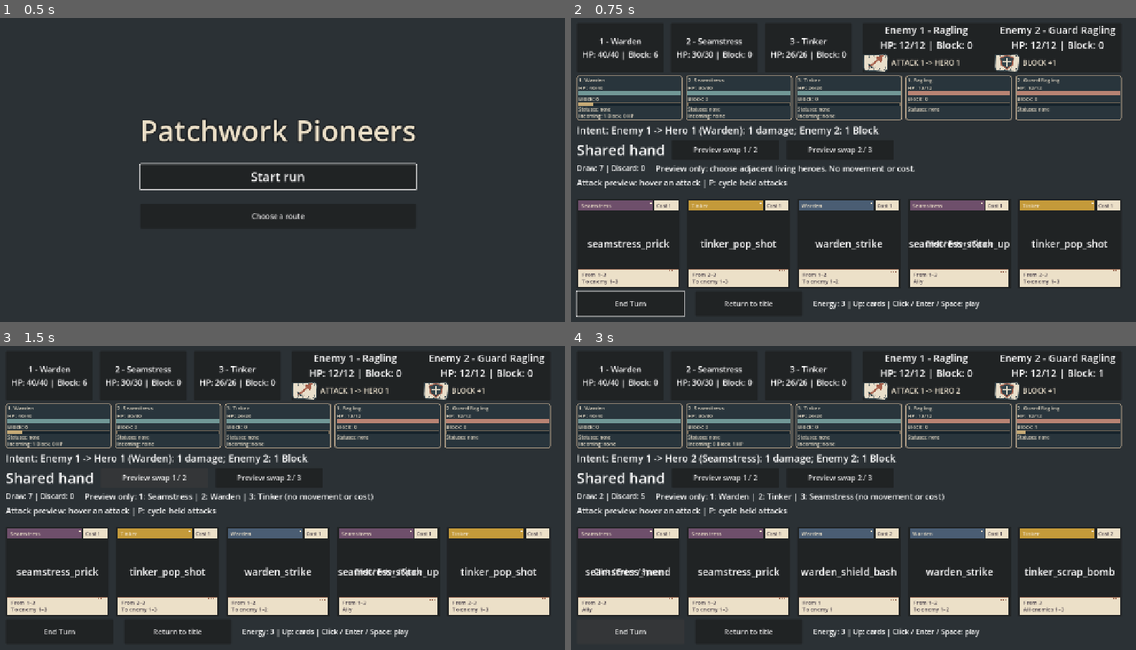
Above: before the commit, frames 1-4 (two rows, left to right).
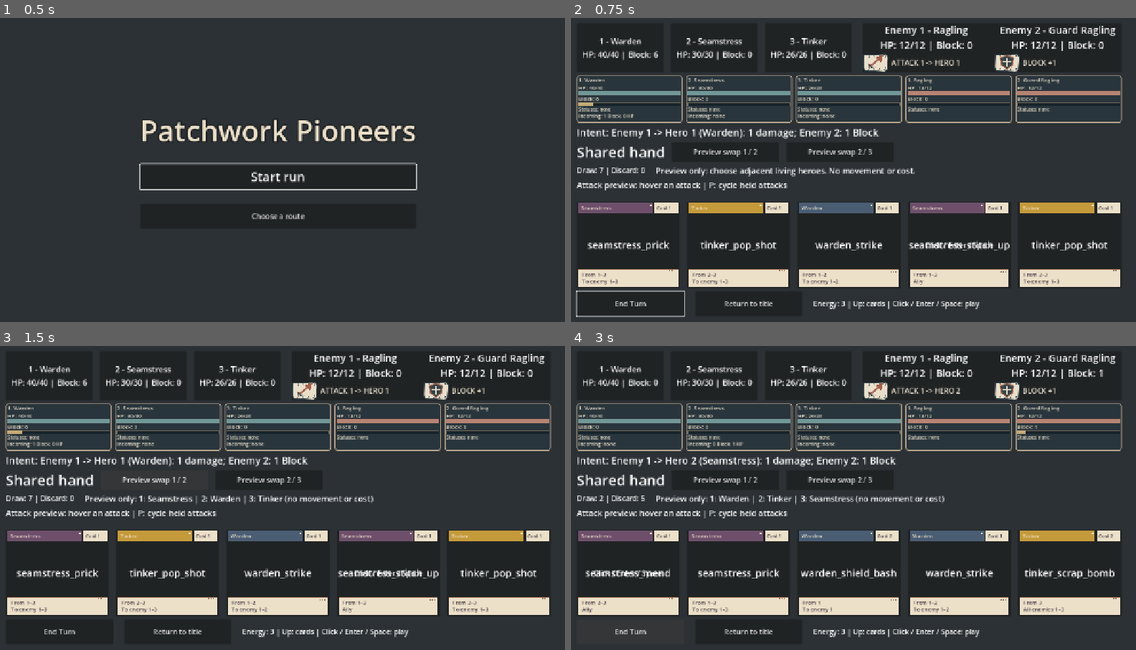
Above: after the commit, the same moments.

Repository: jcoev123-jpg/PatchworkPioneers
Game: Godot game, scene res://scenes/app.tscn
Same seed, same stepped clock (60 frames per second), same inputs: the game is played once before the commit and once after it.
Inputs:
- Up to frame 1 (0.5 s): no input
- Up to frame 2 (0.75 s): click "Start run" at 0.5 s
- Up to frame 3 (1.5 s): click "Preview swap 1 / 2" at 1.25 s
- Up to frame 4 (3 s): click "Preview swap 2 / 3" at 2 s; click "End Turn" at 2.75 s

Frame 1 is identical in both runs. In frame 2, 6.7% of the frame differs, in the area x 0-98%, y 32-77%; in frame 3, 6.7%; in frame 4, 6.9%.

Commit message:
ChatGPT lane 7 (Chat mode): Show the next Bleed HP loss on living actor meters

Diff:
--- a/scripts/combat_actor_meter.gd
+++ b/scripts/combat_actor_meter.gd
@@ -16,6 +16,7 @@
 var block_text: Label
 var block_bar: ProgressBar
 var status_text: Label
+var bleed_warning: Label
 
 var _panel_style: StyleBoxFlat
 
@@ -51,6 +52,10 @@
 	block_bar = _make_bar(content, "BlockBar", BLOCK)
 	status_text = _make_label(content, "StatusText")
 	status_text.add_theme_font_size_override("font_size", 12)
+	bleed_warning = _make_label(content, "BleedWarning")
+	bleed_warning.focus_mode = Control.FOCUS_NONE
+	bleed_warning.add_theme_font_size_override("font_size", 11)
+	bleed_warning.add_theme_color_override("font_color", HP_ENEMY)
 	_clear_actor()
 
 
@@ -115,6 +120,19 @@
 			active.append("%s %d" % [key.capitalize(), count])
 	status_text.text = "Statuses: none" if active.is_empty() else "Statuses: " + " · ".join(active)
 
+	# A copied, pure owner-turn result is a forecast only; never apply it to actors.
+	bleed_warning.text = ""
+	bleed_warning.hide()
+	if current > 0 and statuses.get("bleed", 0) > 0:
+		var tick: Dictionary = CombatStatuses.new().end_owner_turn(
+			current, protection, statuses.duplicate(true))
+		if tick["ok"] and tick["bleed_hp_loss"] > 0:
+			var lethal: bool = tick["hp"] == 0
+			bleed_warning.text = "Bleed next: -%d HP (bypasses Block)%s" % [
+				tick["bleed_hp_loss"], " — LETHAL" if lethal else ""]
+			bleed_warning.add_theme_color_override("font_color", BORDER if lethal else HP_ENEMY)
+			bleed_warning.show()
+
 	hp_bar.max_value = float(maximum)
 	hp_bar.value = float(current)
 	block_bar.max_value = float(maxi(1, maxi(maximum, protection)))
@@ -167,6 +185,8 @@
 	hp_text.text = ""
 	block_text.text = ""
 	status_text.text = ""
+	bleed_warning.text = ""
+	bleed_warning.hide()
 	hp_bar.max_value = 1.0
 	hp_bar.value = 0.0
 	block_bar.max_value = 1.0
--- a/scripts/live_combat_meters.gd
+++ b/scripts/live_combat_meters.gd
@@ -46,7 +46,7 @@
 			for position in range(1, count + 1):
 				var meter := CombatActorMeter.new()
 				meter.name = "%s%d" % [side, position]
-				meter.custom_minimum_size = Vector2(224, 92)
+				meter.custom_minimum_size = Vector2(224, 106)
 				meter.size_flags_horizontal = Control.SIZE_EXPAND_FILL
 				var padding := meter.get_node("Padding") as MarginContainer
 				for edge in ["left", "right", "top", "bottom"]:
@@ -55,6 +55,9 @@
 				for label in [meter.actor_heading, meter.hp_text, meter.block_text]:
 					label.add_theme_font_size_override("font_size", 12)
 				meter.status_text.add_theme_font_size_override("font_size", 10)
+				meter.bleed_warning.add_theme_font_size_override("font_size", 9)
+				meter.bleed_warning.custom_minimum_size = Vector2(200, 0)
+				meter.bleed_warning.autowrap_mode = TextServer.AUTOWRAP_WORD_SMART
 				for bar in [meter.hp_bar, meter.block_bar]:
 					bar.custom_minimum_size = Vector2(200, 8)
 				if side == "hero":
--- a/tests/combat_actor_meter_test.gd
+++ b/tests/combat_actor_meter_test.gd
@@ -50,6 +50,9 @@
 		"block_value": meter.block_bar.value,
 		"block_max": meter.block_bar.max_value,
 		"statuses": meter.status_text.text,
+		"bleed_warning": meter.bleed_warning.text,
+		"bleed_visible": meter.bleed_warning.visible,
+		"bleed_id": meter.bleed_warning.get_instance_id(),
 		"outer_children": meter.get_child_count(),
 		"padding_children": meter.get_node("Padding").get_child_count(),
 		"content_children": meter.get_node("Padding/Content").get_child_count()
@@ -57,7 +60,8 @@
 
 
 func _assert_actor(meter: CombatActorMeter, heading: String, hp: int, max_hp: int,
-		block: int, note: String, expected_status: String = "Statuses: none") -> void:
+		block: int, note: String, expected_status: String = "Statuses: none",
+		expected_warning: String = "") -> void:
 	_check(meter.visible and meter.is_visible_in_tree(), note + ": mounted and visible")
 	_check(meter.actor_heading.text == heading, note + ": position/name/death heading")
 	_check(meter.hp_text.text == "HP: %d/%d" % [hp, max_hp], note + ": exact HP text")
@@ -78,9 +82,18 @@
 		and meter.status_text.focus_mode == Control.FOCUS_NONE
 		and meter.status_text.mouse_filter == Control.MOUSE_FILTER_IGNORE,
 		note + ": one inert status label inside existing Content")
-	_check(meter.get_node("Padding/Content").get_child_count() == 6
-		and meter.get_node("Padding/Content").find_children("StatusText", "Label", false, false).size() == 1,
-		note + ": five original controls plus exactly one persistent status label")
+	_check(meter.get_node("Padding/Content").get_child_count() == 7
+		and meter.get_node("Padding/Content").find_children("StatusText", "Label", false, false).size() == 1
+		and meter.get_node("Padding/Content").find_children("BleedWarning", "Label", false, false).size() == 1,
+		note + ": original controls plus exactly one status and one Bleed warning label")
+	_check(meter.bleed_warning.text == expected_warning
+		and meter.bleed_warning.visible == not expected_warning.is_empty()
+		and (expected_warning.is_empty() or meter.bleed_warning.is_visible_in_tree()),
+		note + ": exact pending owner-turn Bleed loss or hidden empty warning")
+	_check(meter.bleed_warning.get_parent() == meter.get_node("Padding/Content")
+		and meter.bleed_warning.focus_mode == Control.FOCUS_NONE
+		and meter.bleed_warning.mouse_filter == Control.MOUSE_FILTER_IGNORE,
+		note + ": persistent warning is mouse- and keyboard-inert")
 	_check(meter.hp_bar.get_theme_stylebox("fill") is StyleBoxFlat
 		and meter.block_bar.get_theme_stylebox("fill") is StyleBoxFlat,
 		note + ": bars have contrasting fill styles")
@@ -89,14 +102,16 @@
 func _assert_cleared(meter: CombatActorMeter, note: String) -> void:
 	_check(not meter.visible and not meter.is_visible_in_tree(), note + ": invalid actor hidden")
 	_check(meter.actor_heading.text.is_empty() and meter.hp_text.text.is_empty()
-		and meter.block_text.text.is_empty() and meter.status_text.text.is_empty(),
+		and meter.block_text.text.is_empty() and meter.status_text.text.is_empty()
+		and meter.bleed_warning.text.is_empty() and not meter.bleed_warning.visible,
 		note + ": all old text, including stale statuses, cleared")
 	_check(meter.hp_bar.value == 0 and meter.hp_bar.max_value == 1
 		and meter.block_bar.value == 0 and meter.block_bar.max_value == 1,
 		note + ": no old bar value or range remains")
-	_check(meter.get_node("Padding/Content").get_child_count() == 6
-		and meter.get_node("Padding/Content").find_children("StatusText", "Label", false, false).size() == 1,
-		note + ": invalid source does not append or leak status controls")
+	_check(meter.get_node("Padding/Content").get_child_count() == 7
+		and meter.get_node("Padding/Content").find_children("StatusText", "Label", false, false).size() == 1
+		and meter.get_node("Padding/Content").find_children("BleedWarning", "Label", false, false).size() == 1,
+		note + ": invalid source does not append or leak either label")
 
 
 func _run() -> void:
@@ -145,6 +160,40 @@
 		and meter.hp_bar.size.y > 0 and meter.block_bar.size.y > 0,
 		"bars have nonempty mounted rectangles")
 
+	# The warning is a read-only owner-turn-end forecast, not Block or incoming attack.
+	var shielded_bleed := party.get_hero(1)
+	shielded_bleed["statuses"] = {"bleed": 3, "weak": 1, "exposed": 2}
+	var shielded_before := shielded_bleed.duplicate(true)
+	var rule := CombatStatuses.new()
+	var shielded_tick := rule.end_owner_turn(shielded_bleed["hp"],
+		shielded_bleed["block"], shielded_bleed["statuses"].duplicate(true))
+	_check(shielded_tick["ok"] and shielded_tick["bleed_hp_loss"] == 3
+		and shielded_tick["hp"] == 37 and shielded_tick["block"] == 6,
+		"pure owner tick predicts 3 lost HP with Warden Block 6 unchanged")
+	_view(meter, shielded_bleed, "hero", party, enemies, rng)
+	_assert_actor(meter, "1. Warden", 40, 40, 6, "shielded Bleed plus other statuses",
+		"Statuses: Bleed 3 · Weak 1 · Exposed 2", "Bleed next: -3 HP (bypasses Block)")
+	var warning_id := meter.bleed_warning.get_instance_id()
+	var shielded_visual := _visual(meter)
+	_view(meter, shielded_bleed, "hero", party, enemies, rng)
+	_check(_visual(meter) == shielded_visual
+		and meter.bleed_warning.get_instance_id() == warning_id
+		and shielded_bleed == shielded_before,
+		"positive warning is stable across repeated reads and does not mutate snapshots")
+	var lethal_bleed := enemies.get_enemy(1)
+	lethal_bleed["hp"] = 2
+	lethal_bleed["statuses"] = {"bleed": 3, "weak": 2}
+	var lethal_before := lethal_bleed.duplicate(true)
+	var lethal_tick := rule.end_owner_turn(2, 0, lethal_bleed["statuses"].duplicate(true))
+	_check(lethal_tick["ok"] and lethal_tick["bleed_hp_loss"] == 2
+		and lethal_tick["hp"] == 0 and lethal_tick["block"] == 0,
+		"lethal enemy tick clamps the forecast to living HP")
+	_view(meter, lethal_bleed, "enemy", party, enemies, rng)
+	_assert_actor(meter, "1. Ragling", 2, 12, 0, "lethal enemy Bleed",
+		"Statuses: Bleed 3 · Weak 2", "Bleed next: -2 HP (bypasses Block) — LETHAL")
+	_check(lethal_bleed == lethal_before and meter.bleed_warning.get_instance_id() == warning_id,
+		"enemy warning uses the same label without applying lethal damage")
+	_view(meter, party.get_hero(1), "hero", party, enemies, rng)
 	var starting_visual := _visual(meter)
 	_view(meter, party.get_hero(1), "hero", party, enemies, rng)
 	_check(_visual(meter) == starting_visual, "second identical refresh is fully idempotent")
@@ -246,8 +295,18 @@
 			var snapshot := source.duplicate(true)
 			snapshot["statuses"] = sample["statuses"].duplicate(true)
 			_view(meter, snapshot, side, party, enemies, rng)
+			var expected_warning := ""
+			if expected_hp > 0 and sample["statuses"].get("bleed", 0) > 0:
+				var tick := rule.end_owner_turn(expected_hp, expected_block,
+					sample["statuses"].duplicate(true))
+				_check(tick["ok"] and tick["block"] == expected_block
+					and tick["bleed_hp_loss"] == mini(expected_hp, sample["statuses"]["bleed"]),
+					"status permutation matches copied pure rule with unchanged Block")
+				expected_warning = "Bleed next: -%d HP (bypasses Block)%s" % [
+					tick["bleed_hp_loss"], " — LETHAL" if tick["hp"] == 0 else ""]
 			_assert_actor(meter, expected_heading, expected_hp, expected_max, expected_block,
-				"%s status permutation %s" % [side, str(sample["statuses"])], sample["text"])
+				"%s status permutation %s" % [side, str(sample["statuses"])], sample["text"],
+				expected_warning)
 			var visual := _visual(meter)
 			_view(meter, snapshot, side, party, enemies, rng)
 			_check(_visual(meter) == visual and meter.status_text.get_instance_id() == status_id,
@@ -290,12 +349,14 @@
 	var party_before_invalid := party.get_heroes()
 	var enemy_before_invalid := enemies.get_enemies()
 	for invalid in invalids:
-		_check(meter.show_actor(positive, "hero") and meter.status_text.text == "Statuses: Bleed 3 · Weak 1 · Exposed 2",
+		_check(meter.show_actor(positive, "hero") and meter.status_text.text == "Statuses: Bleed 3 · Weak 1 · Exposed 2"
+			and not meter.bleed_warning.text.is_empty(),
 			"restore all positive stacks before negative case")
 		_check(not meter.show_actor(invalid, "hero"), "malformed source must fail closed: " + str(invalid))
 		_assert_cleared(meter, "malformed source")
 	for bad_side in ["", "ally", "HERO", "Enemy"]:
-		_check(meter.show_actor(positive, "hero") and meter.status_text.text == "Statuses: Bleed 3 · Weak 1 · Exposed 2",
+		_check(meter.show_actor(positive, "hero") and meter.status_text.text == "Statuses: Bleed 3 · Weak 1 · Exposed 2"
+			and not meter.bleed_warning.text.is_empty(),
 			"restore positive stacks before invalid side")
 		_check(not meter.show_actor(valid, bad_side), "unknown side must fail closed: " + bad_side)
 		_assert_cleared(meter, "unknown side")
--- a/tests/live_combat_meters_test.gd
+++ b/tests/live_combat_meters_test.gd
@@ -63,14 +63,37 @@
 		_check(status != null and status == meter.status_text,
 			"mounted real actor has its persistent StatusText")
 		if status != null:
-			_check(status.text == "Statuses: none" and not actor.has("statuses"),
-				"live authoritative snapshots omit statuses and render honest neutral fallback")
+			var active: Array[String] = []
+			var statuses: Dictionary = actor.get("statuses", {})
+			for name in ["bleed", "weak", "exposed"]:
+				if statuses.get(name, 0) > 0:
+					active.append("%s %d" % [name.capitalize(), statuses[name]])
+			var expected_status := "Statuses: none" if active.is_empty() else "Statuses: " + " · ".join(active)
+			_check(status.text == expected_status,
+				"mounted status line retains exact authoritative counts")
 			_check(status.get_parent() == meter.get_node("Padding/Content")
 				and status.focus_mode == Control.FOCUS_NONE,
 				"status line belongs to mounted meter, remains keyboard-inert")
-		_check(meter.get_node("Padding/Content").get_child_count() == (7 if index < 3 else 6)
-			and meter.get_node("Padding/Content").find_children("StatusText", "Label", false, false).size() == 1,
-			"one status label, five original controls and only hero forecast")
+		var warning := meter.get_node_or_null("Padding/Content/BleedWarning") as Label
+		_check(warning != null and warning == meter.bleed_warning,
+			"mounted real actor has its single persistent BleedWarning")
+		var expected_bleed := ""
+		var tick := CombatStatuses.new().end_owner_turn(actor.hp, actor.block, actor.get("statuses", {}).duplicate(true))
+		_check(tick["ok"] and tick["block"] == actor.block,
+			"read-only pure owner tick accepts live actor without Block changes")
+		if actor.hp > 0 and actor.get("statuses", {}).get("bleed", 0) > 0:
+			expected_bleed = "Bleed next: -%d HP (bypasses Block)%s" % [
+				tick["bleed_hp_loss"], " — LETHAL" if tick["hp"] == 0 else ""]
+		if warning != null:
+			_check(warning.text == expected_bleed and warning.visible == not expected_bleed.is_empty(),
+				"live next-owner-turn Bleed warning matches pure rule or hides")
+			_check(warning.focus_mode == Control.FOCUS_NONE
+				and warning.mouse_filter == Control.MOUSE_FILTER_IGNORE,
+				"live Bleed warning cannot receive keyboard or mouse input")
+		_check(meter.get_node("Padding/Content").get_child_count() == (8 if index < 3 else 7)
+			and meter.get_node("Padding/Content").find_children("StatusText", "Label", false, false).size() == 1
+			and meter.get_node("Padding/Content").find_children("BleedWarning", "Label", false, false).size() == 1,
+			"one status, one Bleed warning, five original controls and hero-only forecast")
 		var line := meter.get_node_or_null("Padding/Content/IncomingForecast") as Label
 		_check((line != null) == (index < 3), "forecast exists on hero meters only, never enemy meters")
 		if line != null:
@@ -83,10 +106,20 @@
 			controls.append(line)
 		if status != null:
 			controls.append(status)
+		if warning != null and warning.visible:
+			controls.append(warning)
+			_check(meter.get_global_rect().encloses(warning.get_global_rect())
+				and warning.size.x >= 180 and warning.size.y >= 9,
+				"Bleed text stays readable within compact actor card: %s %s" % [meter.name, warning.get_global_rect()])
+			_check(not warning.get_global_rect().intersects(meter.block_bar.get_global_rect())
+				and not warning.get_global_rect().intersects(meter.hp_bar.get_global_rect())
+				and (line == null or not warning.get_global_rect().intersects(line.get_global_rect())),
+				"Bleed warning never covers bars or existing IncomingForecast")
 		for control in controls:
 			_check(control.is_visible_in_tree() and control.size.x > 0 and control.size.y > 0,
 				"meter controls visibly mounted")
-			_check(Rect2(0, 0, 1280, 720).encloses(control.get_global_rect()), "meter controls fit viewport")
+			_check(Rect2(0, 0, 1280, 720).encloses(control.get_global_rect()),
+				"meter controls fit viewport: %s %s at %s" % [meter.name, control.name, control.get_global_rect()])
 			_check(control.mouse_filter == Control.MOUSE_FILTER_IGNORE and control.focus_mode == Control.FOCUS_NONE,
 				"meters never intercept mouse or keyboard")
 		for control in [app.hero_view, app.hand_view, app.end_turn_button, app.return_button]:
@@ -121,6 +154,111 @@
 		event.pressed = pressed
 		root.push_input(event, true)
 		await _frames()
+
+
+func _exercise_live_bleed(app, presenter) -> void:
+	# Exercise real mounted services, not a test-only presenter or mutated reader copy.
+	var before := _state(app)
+	var original_heroes: Array = app.party.get_heroes()
+	var original_enemies: Array = app.enemies.get_enemies()
+	var meters := _meters(app)
+	_check(meters.size() == 5 and app.party.get_hero(1)["block"] == 6
+		and app.enemies.get_enemy(1)["hp"] > 2,
+		"live Bleed precondition: five authoritative living slots, six Warden Block")
+	if meters.size() != 5 or app.enemies.get_enemy(1)["hp"] <= 2:
+		return
+	var ids: Array[int] = []
+	var warning_ids: Array[int] = []
+	for meter in meters:
+		ids.append(meter.get_instance_id())
+		warning_ids.append(meter.bleed_warning.get_instance_id())
+	for index in range(3):
+		app.party._heroes[index]["statuses"] = [
+			{"bleed": 3, "weak": 1, "exposed": 2},
+			{"bleed": 2, "exposed": 1},
+			{"bleed": 1}][index].duplicate(true)
+	_check(app.enemies.apply_damage(1, app.enemies.get_enemy(1)["hp"] - 2)
+		and app.enemies.apply_statuses({
+			1: {"bleed": 3, "weak": 1, "exposed": 2},
+			2: {"bleed": 2, "exposed": 1}}),
+		"enemy low HP and mixed-status stacks applied through real enemy APIs")
+	_check(app.party.get_hero(1)["statuses"]["bleed"] == 3
+		and app.enemies.get_enemy(1)["hp"] == 2
+		and app.enemies.get_enemy(1)["statuses"]["bleed"] == 3,
+		"actual live Warden/enemy reader snapshots contain Bleed")
+	presenter._sync_battle()
+	_visible(app)
+	_check(meters[0].bleed_warning.text == "Bleed next: -3 HP (bypasses Block)"
+		and meters[0].block_text.text == "Block: 6"
+		and meters[3].bleed_warning.text == "Bleed next: -2 HP (bypasses Block) — LETHAL"
+		and meters[2].bleed_warning.text == "Bleed next: -1 HP (bypasses Block)"
+		and meters[4].bleed_warning.text == "Bleed next: -2 HP (bypasses Block)",
+		"all five live warnings, enemy lethal clamp and unaffected starting Block")
+	var live_before_refresh := _state(app)
+	var incoming_before := [_incoming(app, 1), _incoming(app, 2), _incoming(app, 3)]
+	seed(95323)
+	var expected_global := randi()
+	seed(95323)
+	for repeat in range(5):
+		presenter._sync_battle()
+		await process_frame
+		for index in range(5):
+			_check(meters[index].get_instance_id() == ids[index]
+				and meters[index].bleed_warning.get_instance_id() == warning_ids[index]
+				and meters[index].get_node("Padding/Content").get_child_count() == (8 if index < 3 else 7),
+				"read-only live refresh never allocates another warning or meter")
+	_check(_state(app) == live_before_refresh and randi() == expected_global
+		and incoming_before == [_incoming(app, 1), _incoming(app, 2), _incoming(app, 3)],
+		"repeated Bleed forecasts preserve full state, seeded/global RNG and separate incoming labels")
+	# Advance the authoritative owner-side snapshots using existing pure batch rules.
+	# This tests the real mounted refresh after the owner-turn boundary without
+	# adding a production status persistence API or changing round-flow ownership.
+	var batch := CombatStatusTurnBatch.new()
+	for turn in range(3):
+		var hero_turn := batch.tick_side("heroes", app.party.get_heroes())
+		var enemy_turn := batch.tick_side("enemies", app.enemies.get_enemies())
+		_check(hero_turn["ok"] and enemy_turn["ok"]
+			and hero_turn["actors"].size() == 3 and enemy_turn["actors"].size() == 2,
+			"both real actor rosters have an authoritative owner-turn tick")
+		if not hero_turn["ok"] or not enemy_turn["ok"]:
+			break
+		for index in range(3):
+			app.party._heroes[index] = hero_turn["actors"][index].duplicate(true)
+		for index in range(2):
+			app.enemies._enemies[index] = enemy_turn["actors"][index].duplicate(true)
+		var after_owner_turn := _state(app)
+		presenter._sync_battle()
+		_visible(app)
+		_check(_state(app) == after_owner_turn,
+			"post-owner-boundary visual refresh never applies a second Bleed tick")
+		for index in range(5):
+			_check(meters[index].get_instance_id() == ids[index]
+				and meters[index].bleed_warning.get_instance_id() == warning_ids[index],
+				"owner-turn refresh retains every persistent warning identity")
+		if turn == 0:
+			_check(app.enemies.is_slain(1) and not meters[3].bleed_warning.visible
+				and meters[3].bleed_warning.text.is_empty()
+				and meters[0].bleed_warning.text == "Bleed next: -2 HP (bypasses Block)"
+				and not meters[2].bleed_warning.visible,
+				"lethal enemy Bleed hides on slain slot; Bleed one expires after boundary")
+		elif turn == 2:
+			for meter in meters:
+				_check(not meter.bleed_warning.visible and meter.bleed_warning.text.is_empty(),
+					"all expired Bleed stacks remove active warnings without removing labels")
+	# Restore the identical authoritative session so the existing attack/replay
+	# assertions still run on the authored opening state, not synthetic combat.
+	for index in range(3):
+		app.party._heroes[index] = original_heroes[index].duplicate(true)
+	for index in range(2):
+		app.enemies._enemies[index] = original_enemies[index].duplicate(true)
+	presenter._sync_battle()
+	_visible(app)
+	_check(_state(app) == before and incoming_before != [],
+		"live status probe restores complete authored combat, intents, deck and RNG")
+	for index in range(5):
+		_check(meters[index].bleed_warning.text.is_empty()
+			and not meters[index].bleed_warning.visible,
+			"clearing real statuses immediately hides every old warning")
 
 
 func _run() -> void:
@@ -197,10 +335,12 @@
 				var invalid := snapshot.duplicate(true)
 				invalid["statuses"] = {"bleed": -1}
 				_check(not meter.show_actor(invalid, side) and not meter.visible
-					and meter.status_text.text.is_empty(),
+					and meter.status_text.text.is_empty() and meter.bleed_warning.text.is_empty()
+					and not meter.bleed_warning.visible,
 					"invalid mounted status map clears prior positive stack")
 				presenter._sync_battle()
 				_check(meter.visible and meter.status_text.text == "Statuses: none"
+					and meter.bleed_warning.text.is_empty() and not meter.bleed_warning.visible
 					and meter.status_text.get_instance_id() == label_id,
 					"next authoritative frame restores honest neutral live fallback")
 			_check(_state(app) == model_before_status,
@@ -210,6 +350,7 @@
 			and _incoming(app, 2) == "Incoming: none"
 			and _incoming(app, 3) == "Incoming: none",
 			"authored opening Warden absorbs Ragling one, Guard Block contributes zero")
+		await _exercise_live_bleed(app, presenter)
 		var initial := _state(app)
 		if session == 0:
 			replay = initial
